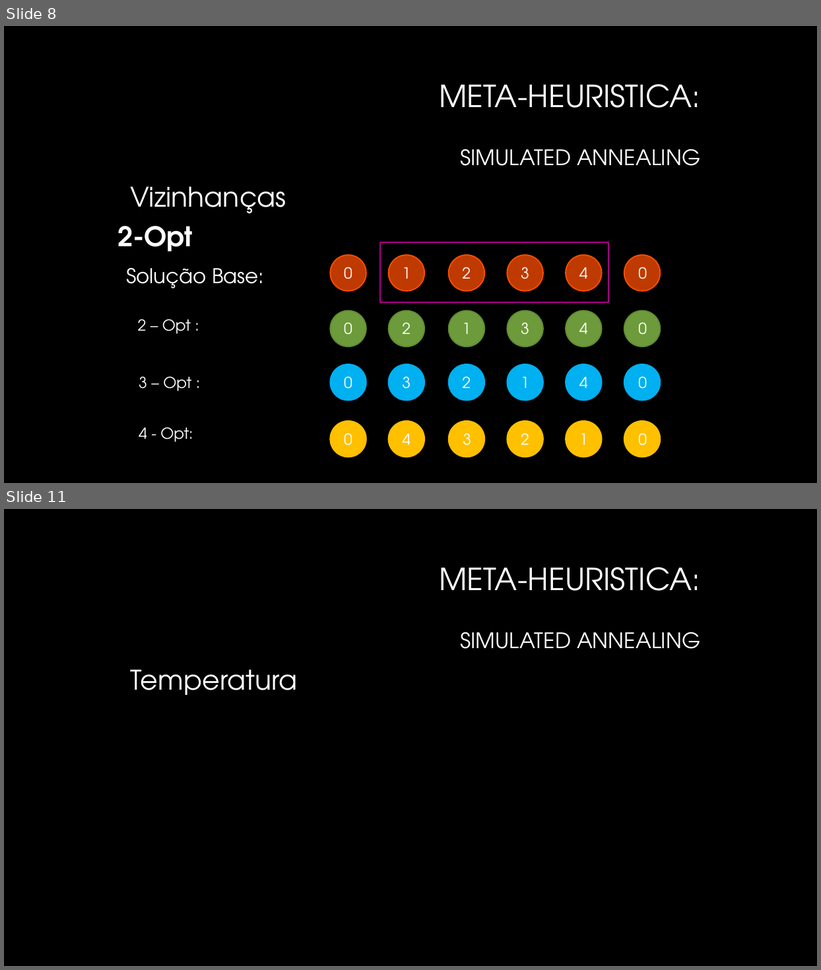
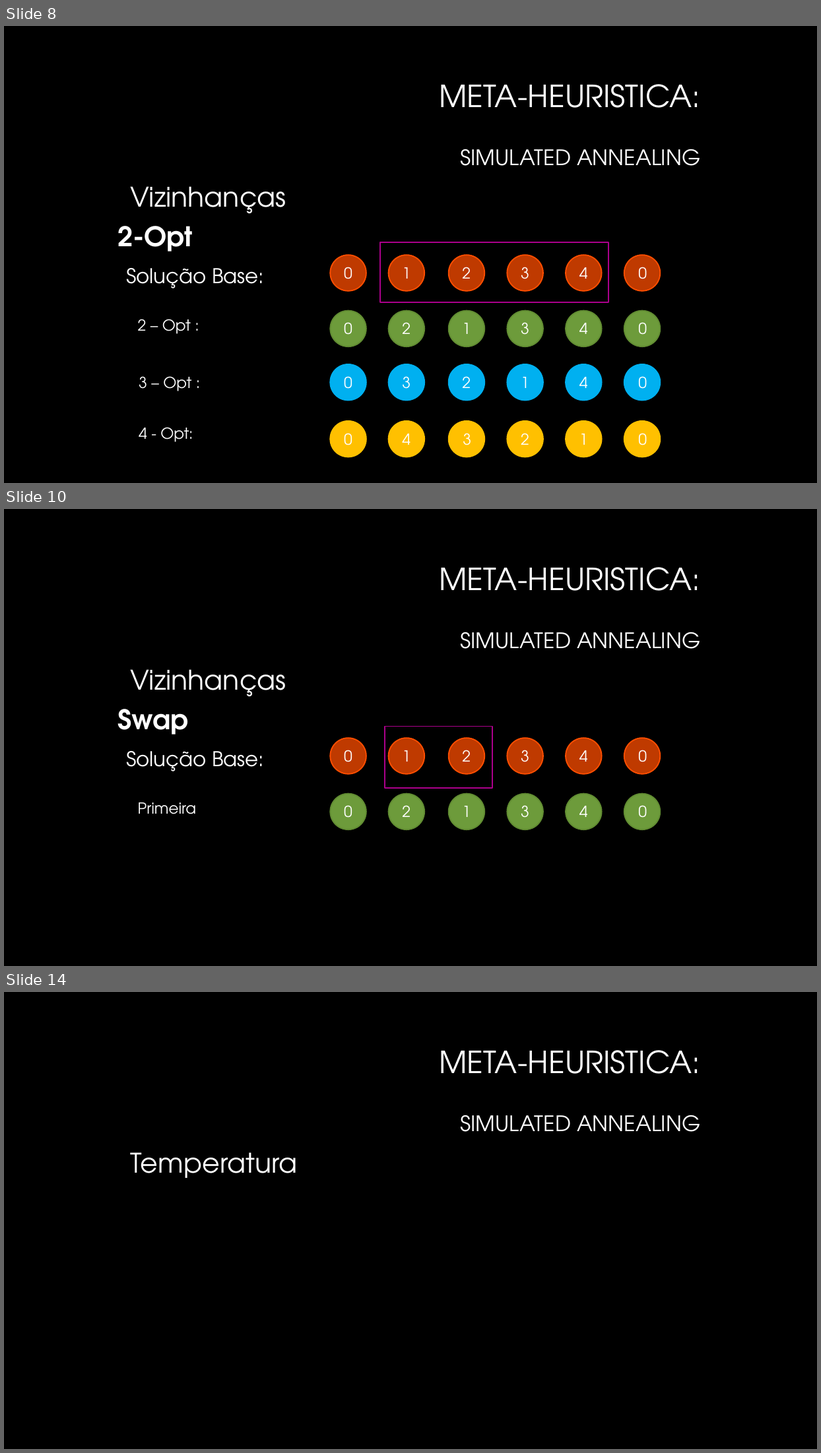
Before and after one commit to Pedro-Magalhaes/IA-Trabalho01, a slide deck: Apresentacao.pptx. Shown one above the other, each under a label of ours: slides 8 and 11 before the commit, slides 8, 10 and 14 after it; the slides between them are not shown. The pictures are 821x970 and 821x1453 pixels, drawn with LibreOffice and Linux fonts; fonts in the diff are those of the drawing; background and template pictures are left out. Boxes give left, top, right and bottom in pixels: in the first picture for what was removed or moved away, otherwise in the second. Text is boxed around its words. In the diff, an @@ line names an element or a change of style, - is before the commit and + after.

```diff
--- a/Apresentacao.pptx
+++ b/Apresentacao.pptx
@@ slide 10 added at box(4, 509, 817, 966), background #000000 @@
@@ title added at box(439, 567, 701, 649), 25.2 pt, text #FFFFFF @@
+META-HEURISTICA:
+SIMULATED ANNEALING
@@ text added at box(130, 669, 286, 696), 32 pt, text #FFFFFF @@
+Vizinhanças
@@ text added at box(118, 709, 188, 735), 32 pt, text #FFFFFF, bold @@
+Swap
@@ ellipse added at box(330, 739, 366, 774), fill #FF4E00 at 75% opacity, outline #FF4E00 1.42 pt @@
@@ rectangle added at box(385, 727, 492, 788), outline #AB008B 1.42 pt @@
@@ ellipse added at box(389, 739, 425, 774), fill #FF4E00 at 75% opacity, outline #FF4E00 1.42 pt @@
@@ ellipse added at box(449, 739, 484, 774), fill #FF4E00 at 75% opacity, outline #FF4E00 1.42 pt @@
@@ ellipse added at box(507, 739, 543, 774), fill #FF4E00 at 75% opacity, outline #FF4E00 1.42 pt @@
@@ ellipse added at box(566, 739, 602, 774), fill #FF4E00 at 75% opacity, outline #FF4E00 1.42 pt @@
@@ ellipse added at box(624, 739, 660, 774), fill #FF4E00 at 75% opacity, outline #FF4E00 1.42 pt @@
@@ text added at box(126, 751, 264, 772), 24 pt, text #FFFFFF @@
+Solução Base:
@@ text added at box(344, 750, 352, 762), 18 pt, text #FFFFFF @@
+0
@@ text added at box(402, 751, 411, 762), 18 pt, text #FFFFFF @@
+1
@@ text added at box(462, 750, 471, 762), 18 pt, text #FFFFFF @@
+2
@@ text added at box(521, 750, 529, 762), 18 pt, text #FFFFFF @@
+3
@@ text added at box(580, 751, 588, 762), 18 pt, text #FFFFFF @@
+4
@@ text added at box(638, 750, 647, 762), 18 pt, text #FFFFFF @@
+0
@@ text added at box(138, 803, 197, 815), 18 pt, text #FFFFFF @@
+Primeira
@@ ellipse added at box(330, 794, 366, 830), fill #92D050 at 75% opacity, outline #618C32 1.42 pt @@
@@ text added at box(344, 805, 352, 818), 18 pt, text #FFFFFF @@
+0
@@ ellipse added at box(389, 794, 425, 830), fill #92D050 at 75% opacity, outline #618C32 1.42 pt @@
@@ text added at box(402, 805, 411, 817), 18 pt, text #FFFFFF @@
+2
@@ ellipse added at box(449, 794, 484, 830), fill #92D050 at 75% opacity, outline #618C32 1.42 pt @@
@@ ellipse added at box(507, 794, 543, 830), fill #92D050 at 75% opacity, outline #618C32 1.42 pt @@
@@ text added at box(521, 805, 529, 818), 18 pt, text #FFFFFF @@
+3
@@ ellipse added at box(566, 794, 602, 830), fill #92D050 at 75% opacity, outline #618C32 1.42 pt @@
@@ ellipse added at box(624, 794, 660, 830), fill #92D050 at 75% opacity, outline #618C32 1.42 pt @@
@@ text added at box(638, 805, 647, 818), 18 pt, text #FFFFFF @@
+0
@@ text added at box(462, 806, 471, 817), 18 pt, text #FFFFFF @@
+1
@@ text added at box(580, 806, 588, 817), 18 pt, text #FFFFFF @@
+4
@@ what was slide 11 is now slide 14 @@
```
Also in this commit, not shown: 4 slides changed, 2 other slides added.
